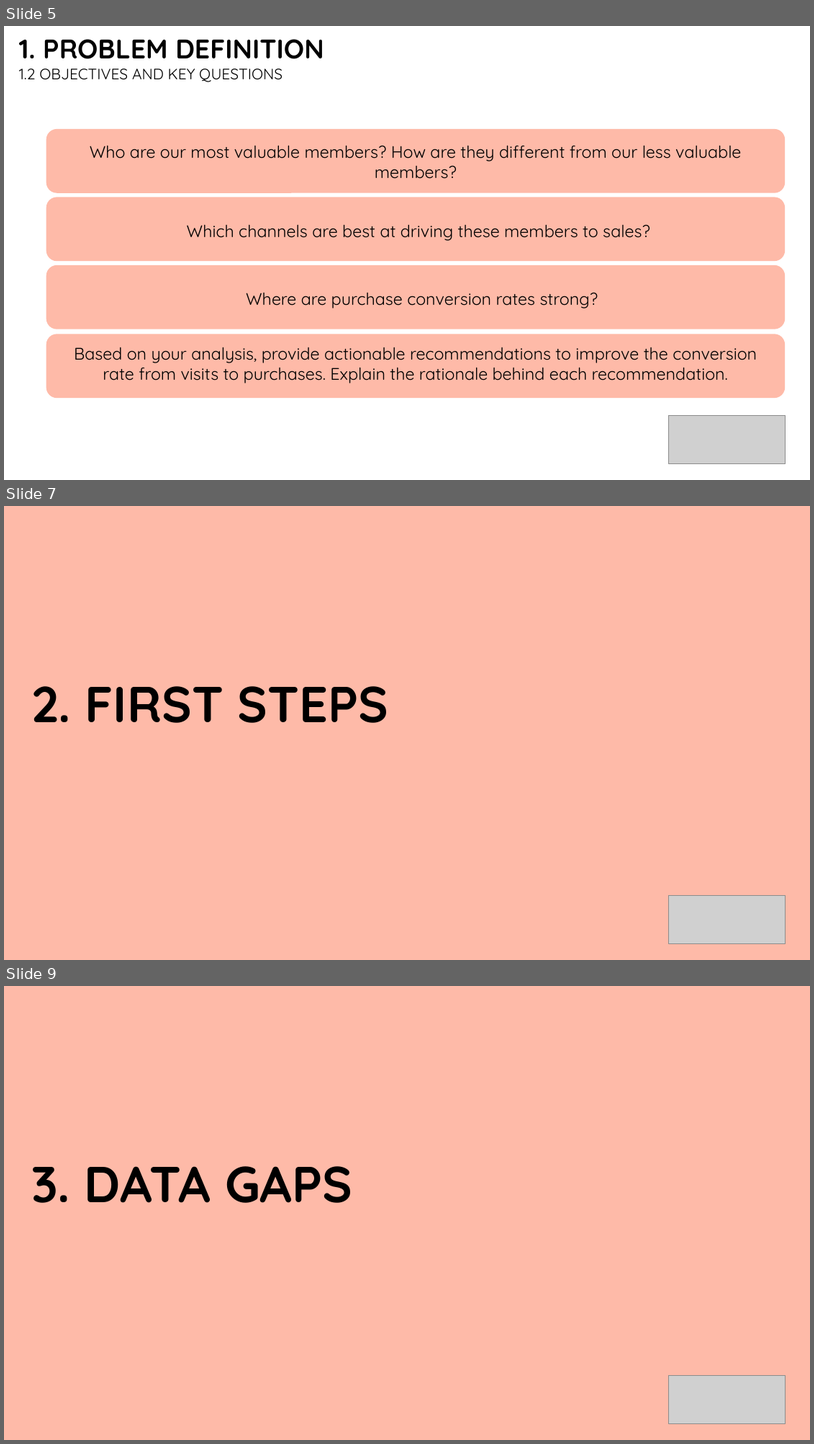
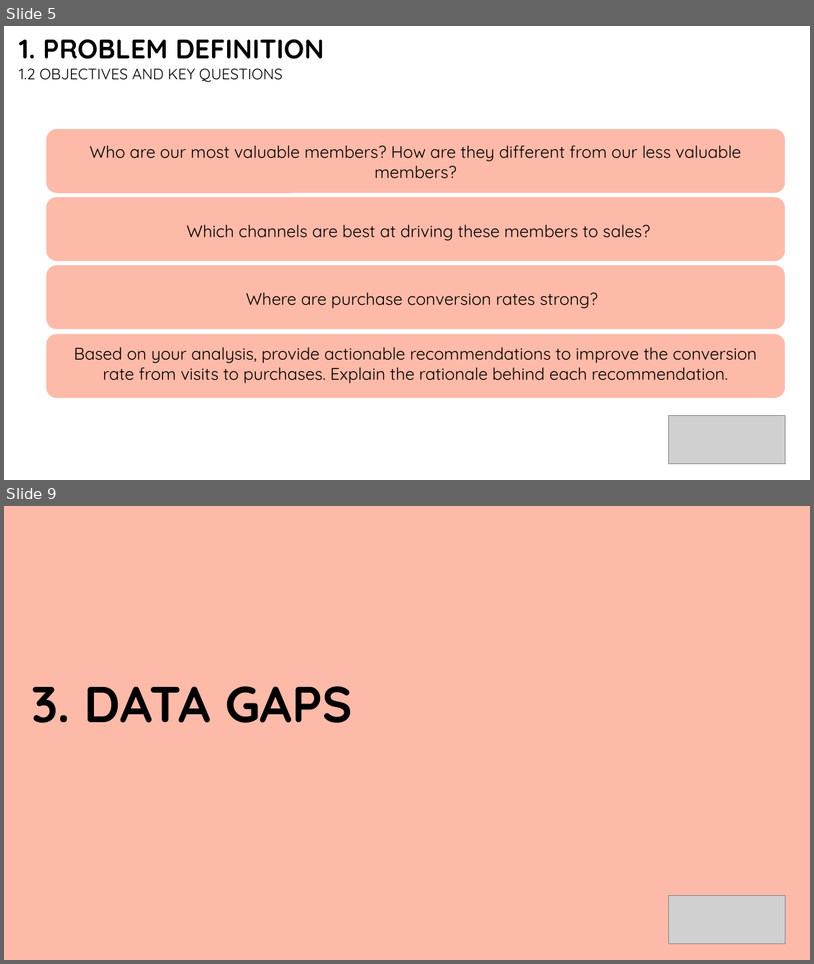
Before and after one commit to bbucalonserra/sales-membership-analysis, a slide deck: presentation.pptx. Shown one above the other, each under a label of ours: slides 5, 7 and 9 before the commit, slides 5 and 9 after it; the slides between them are not shown. The pictures are 814x1444 and 814x964 pixels, drawn with LibreOffice and Linux fonts; fonts in the diff are those of the drawing; grey boxes stand for pictures. Boxes give left, top, right and bottom in pixels: in the first picture for what was removed or moved away, otherwise in the second. Text is boxed around its words. In the diff, an @@ line names an element or a change of style, - is before the commit and + after.

```diff
--- a/presentation.pptx
+++ b/presentation.pptx
@@ slide 7 removed at <box>4,506,810,960</box>, background #FFFFFF @@
@@ rectangle removed at <box>4,506,810,960</box> @@
@@ text removed at <box>31,686,389,723</box> @@
-2. FIRST STEPS
@@ picture removed at <box>669,896,785,943</box> @@
```
Also in this commit, not shown: 12 slides changed, 1 slide added, 1 other slide removed.
